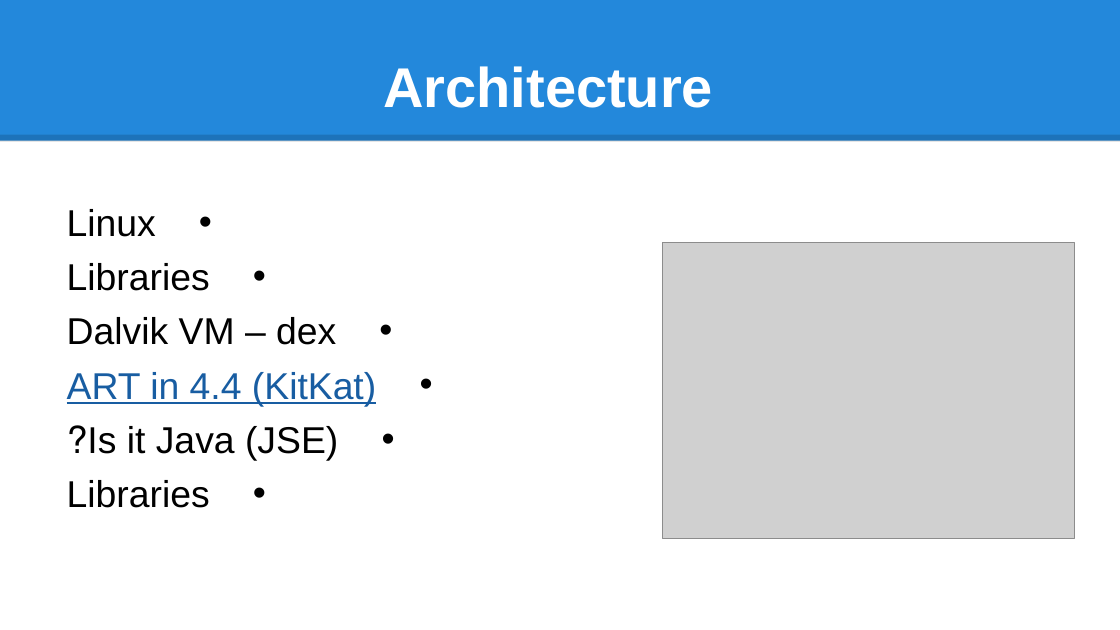
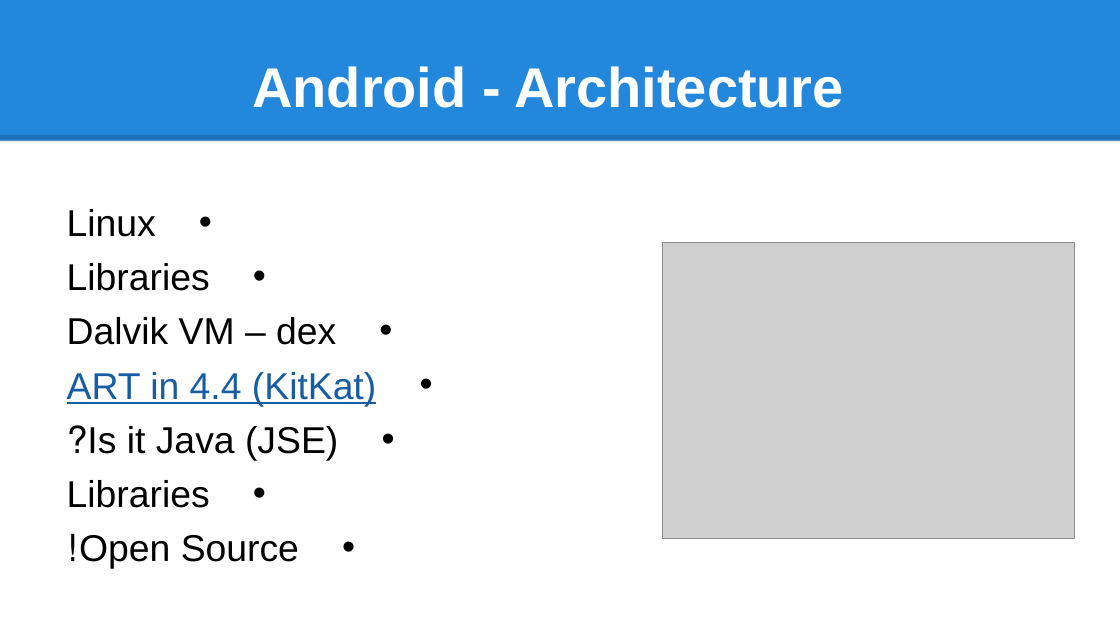
Before and after one commit to szabgab/osdc.org.il, a slide deck: slide 6 of html/static/android_basics_lecture_april_6th.pptx (slide 9 before the commit). Drawn at 1120x630 pixels with LibreOffice and Linux fonts; fonts in the diff are those of the drawing; grey boxes stand for pictures. Boxes give left, top, right and bottom in pixels: in the first picture for what was removed or moved away, otherwise in the second. Text is boxed around its words. In the diff, an @@ line names an element or a change of style, - is before the commit and + after.

Commit message:
update slides

```diff
--- a/html/static/android_basics_lecture_april_6th.pptx
+++ b/html/static/android_basics_lecture_april_6th.pptx
@@ title at bbox=[252, 66, 844, 108]: text changed @@
-Architecture
+Android - Architecture
@@ text at bbox=[79, 535, 299, 569]: paragraph added @@
+• Open Source!
```
Also in this commit, not shown: 4 other slides changed.
